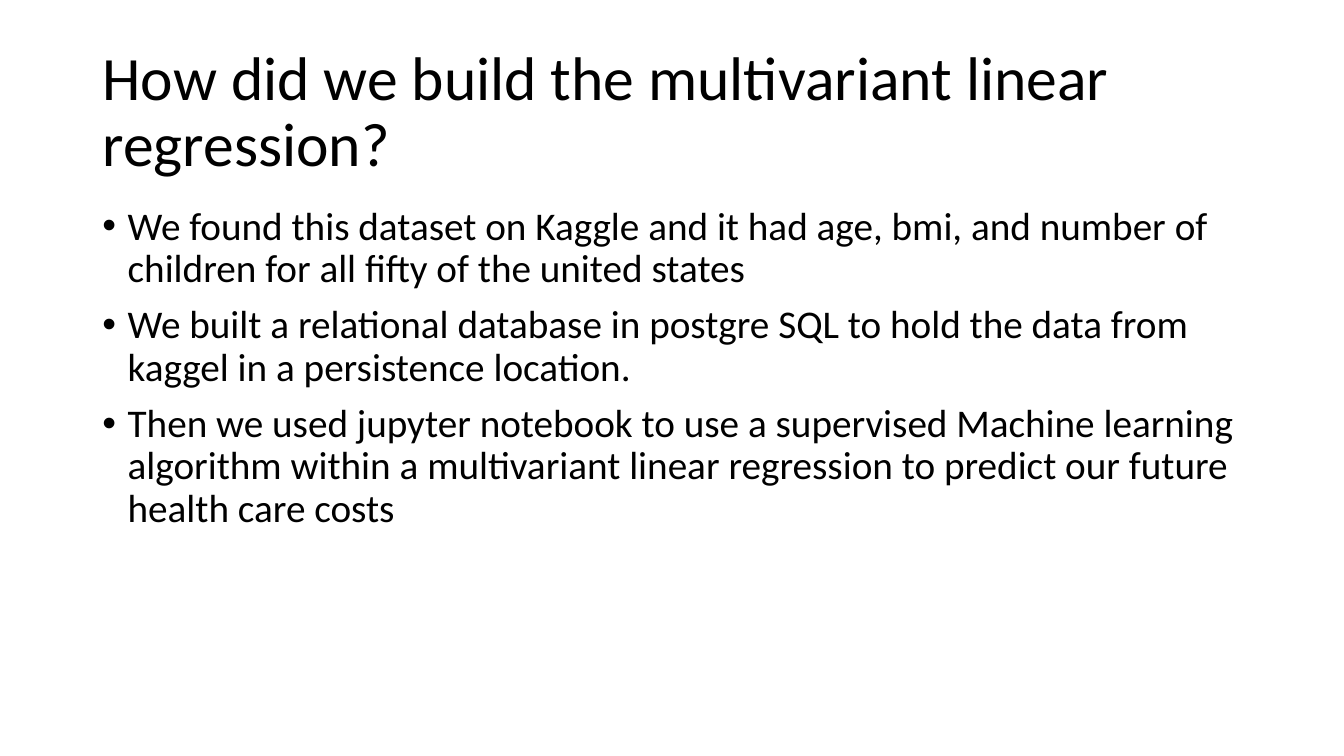
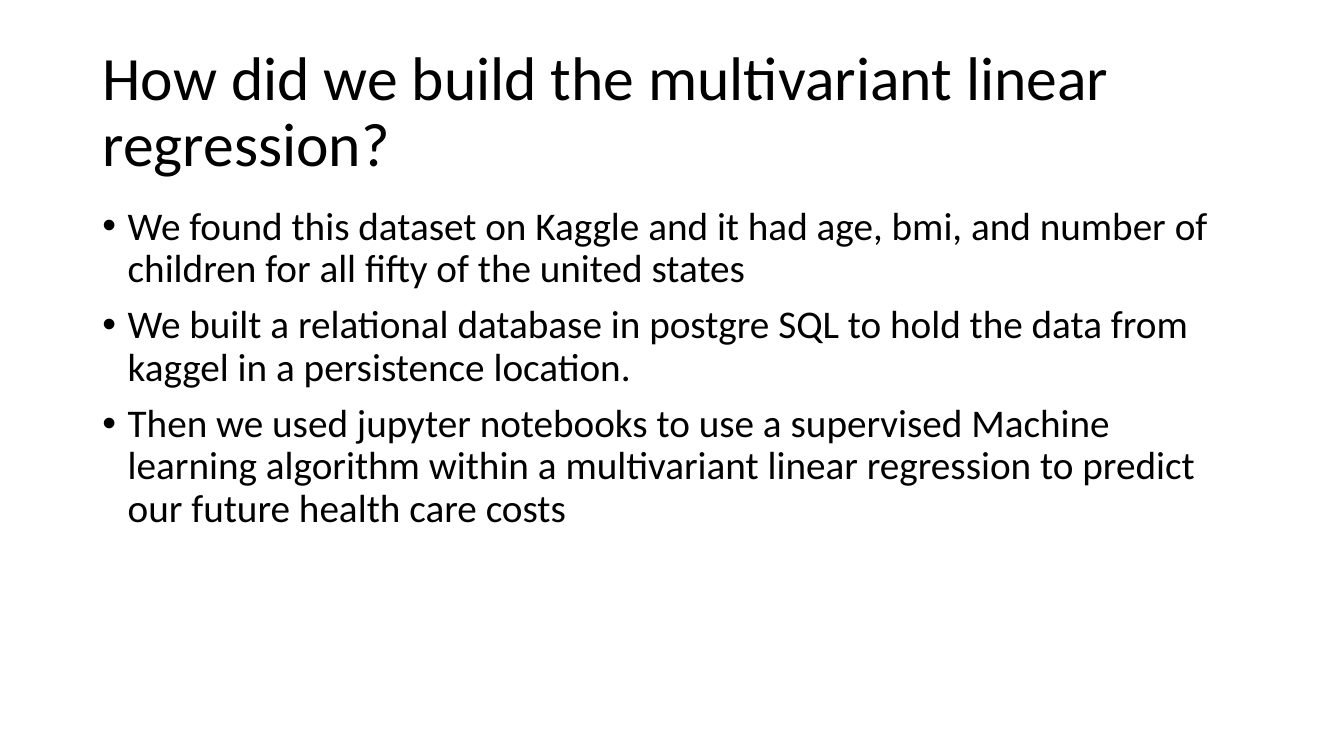
Before and after one commit to speersma/lung_cancer_project, a slide deck: slide 3 of Corey/Corey_slide.pptx. Drawn at 1344x756 pixels with LibreOffice and Linux fonts; fonts in the diff are those of the drawing. Boxes give left, top, right and bottom in pixels: in the first picture for what was removed or moved away, otherwise in the second. Text is boxed around its words. In the diff, an @@ line names an element or a change of style, - is before the commit and + after.

```diff
--- a/Corey/Corey_slide.pptx
+++ b/Corey/Corey_slide.pptx
@@ text at [128, 409, 1194, 523]: text changed @@
-• Then we used jupyter notebook to use a supervised Machine learning algorithm within a multivariant linear regression to predict our future health care costs
+• Then we used jupyter notebooks to use a supervised Machine learning algorithm within a multivariant linear regression to predict our future health care costs
```
Also in this commit, not shown: 2 other slides changed, 3 other files.
